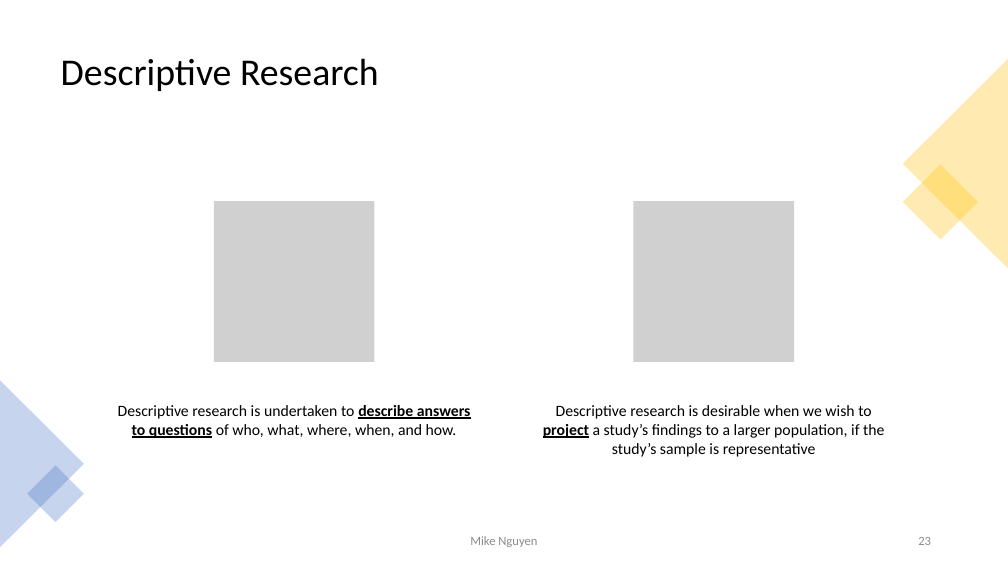
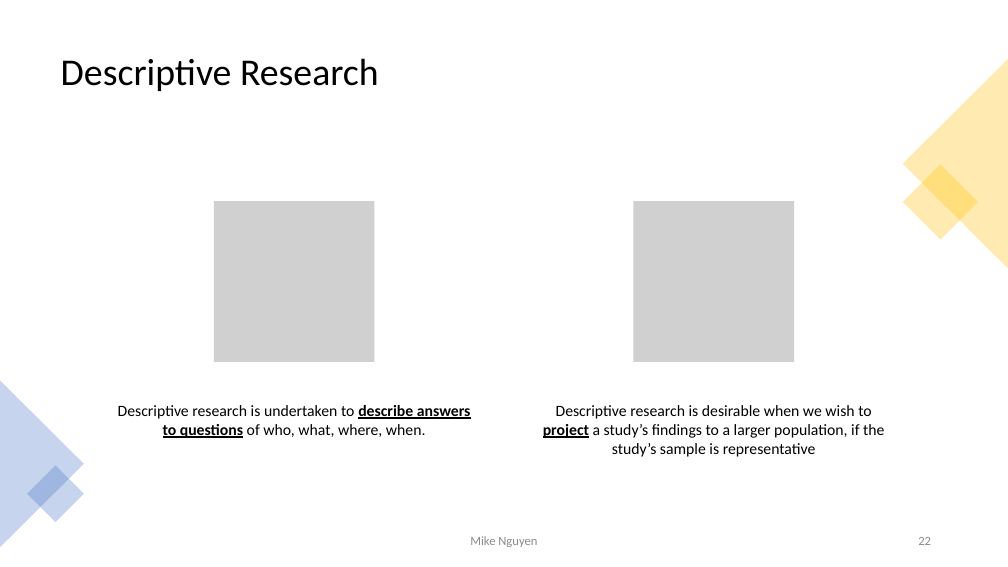
Before and after one commit to mikenguyen13/mar4050_S23_2, a slide deck: slide 22 of lectures/3/1_Research Design.pptx (slide 23 before the commit). Drawn at 1008x567 pixels with LibreOffice and Linux fonts; fonts in the diff are those of the drawing; grey boxes stand for pictures. Boxes give left, top, right and bottom in pixels: in the first picture for what was removed or moved away, otherwise in the second. Text is boxed around its words. In the diff, an @@ line names an element or a change of style, - is before the commit and + after.

```diff
--- a/lectures/3/1_Research Design.pptx
+++ b/lectures/3/1_Research Design.pptx
@@ text at <box>118,405,471,438</box>: text changed @@
-Descriptive research is undertaken to describe answers to questions of who, what, where, when, and how.
+Descriptive research is undertaken to describe answers to questions of who, what, where, when.
```
Also in this commit, not shown: 8 other slides changed, 4 slides added, 1 slide removed.
